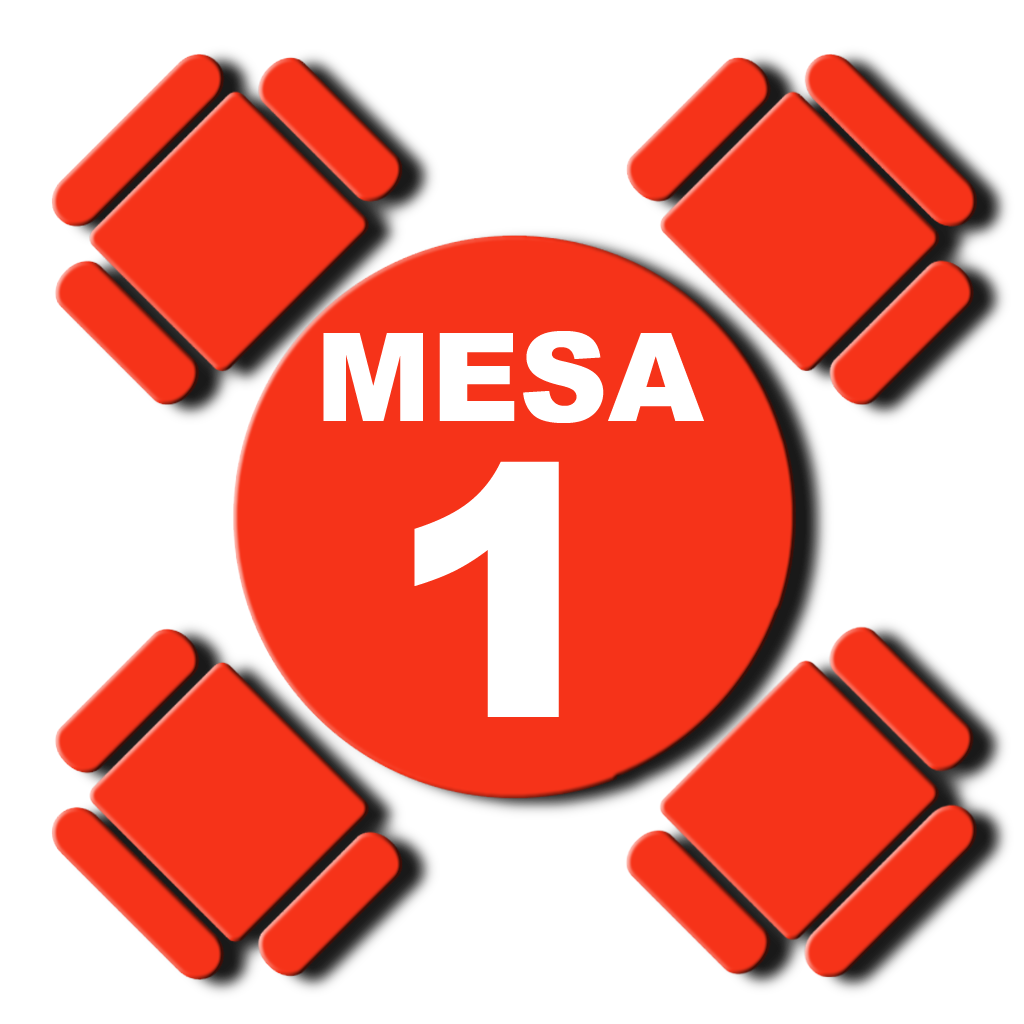
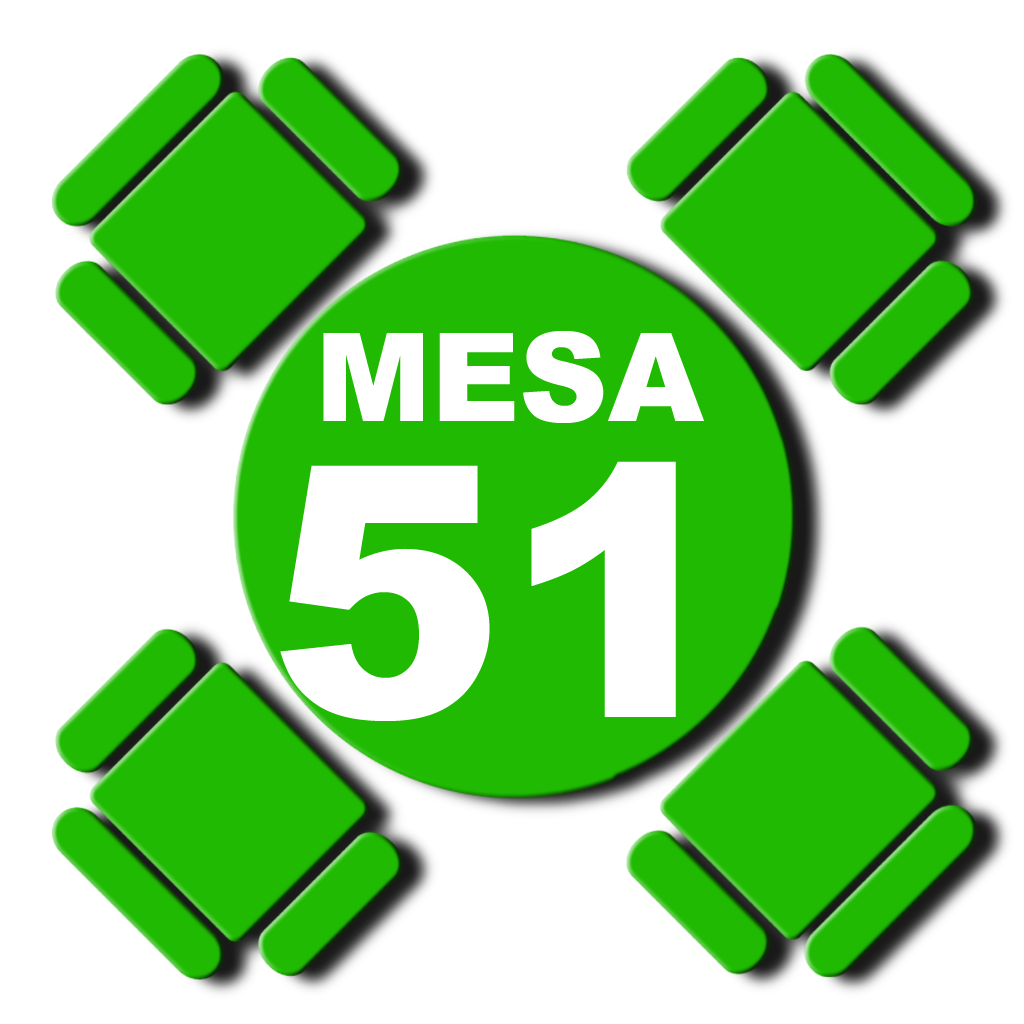
Layer changes from the first w=1024, h=1024 image to the second:
renamed "1" to "51", painted on it over [left=280, top=461, right=676, bottom=721]
hid "ocupada" over [left=51, top=53, right=977, bottom=980]
showed "libre" over [left=51, top=53, right=977, bottom=980]